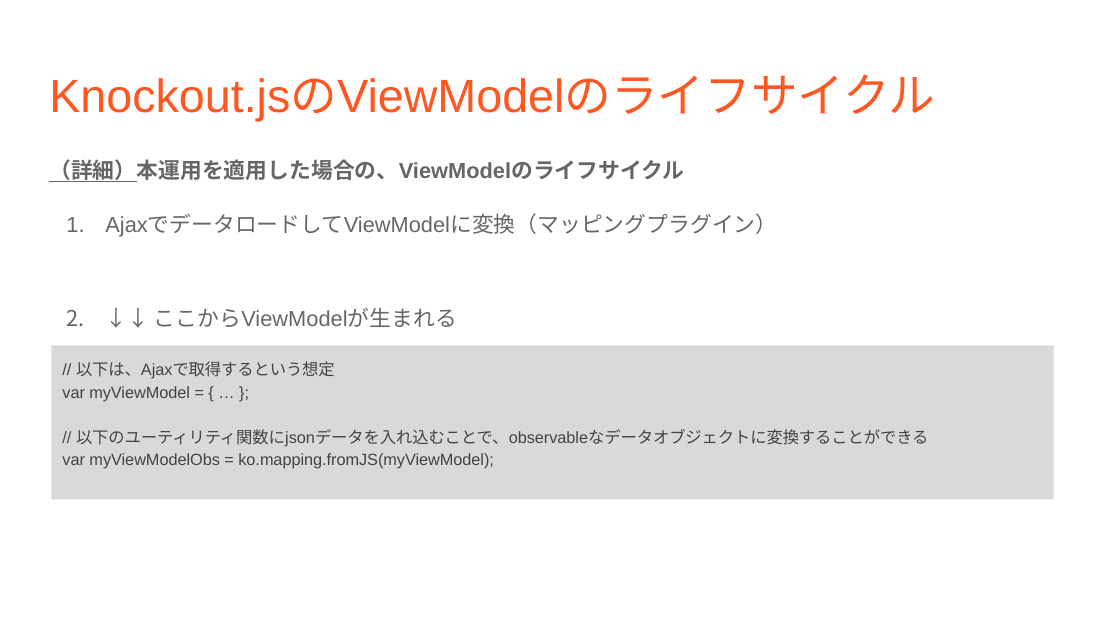
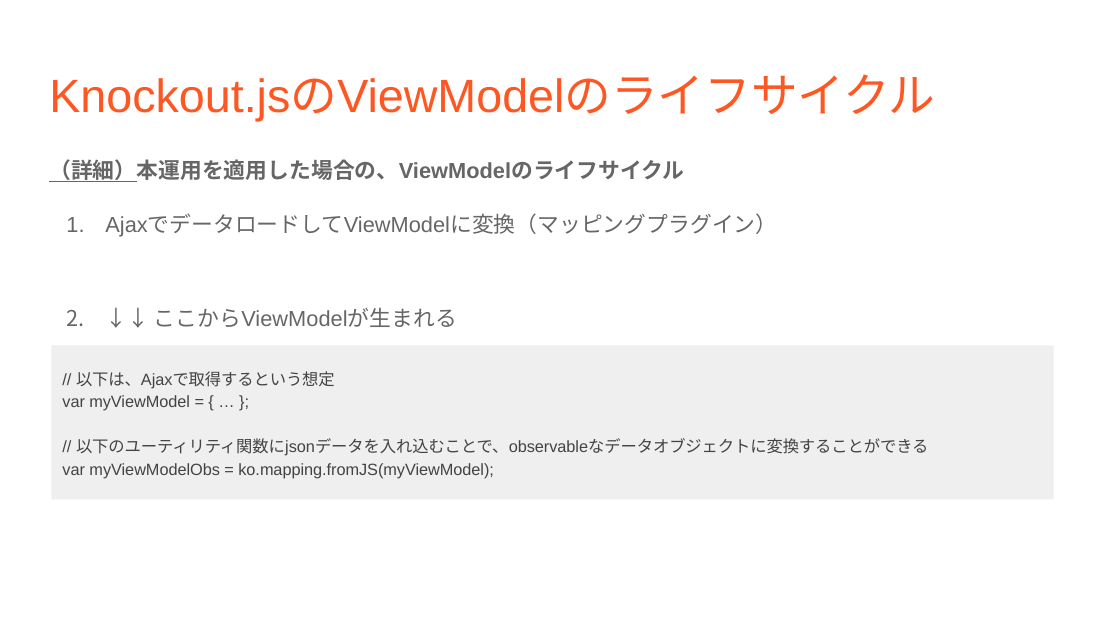
Before and after one commit to ezison/knockout, a slide deck: slide 10 of Knockout.jsのマイ運用方針.pptx. Drawn at 1120x630 pixels with LibreOffice and Linux fonts; fonts in the diff are those of the drawing. Boxes give left, top, right and bottom in pixels: in the first picture for what was removed or moved away, otherwise in the second. Text is boxed around its words. In the diff, an @@ line names an element or a change of style, - is before the commit and + after.

```diff
--- a/Knockout.jsのマイ運用方針.pptx
+++ b/Knockout.jsのマイ運用方針.pptx
@@ rectangle "// 以下は、Ajaxで取得するという想定" at (52,345,1054,500): vertical alignment top to middle; fill #D9D9D9 to #EFEFEF @@
```
Also in this commit, not shown: 8 other slides changed, 1 other file.
